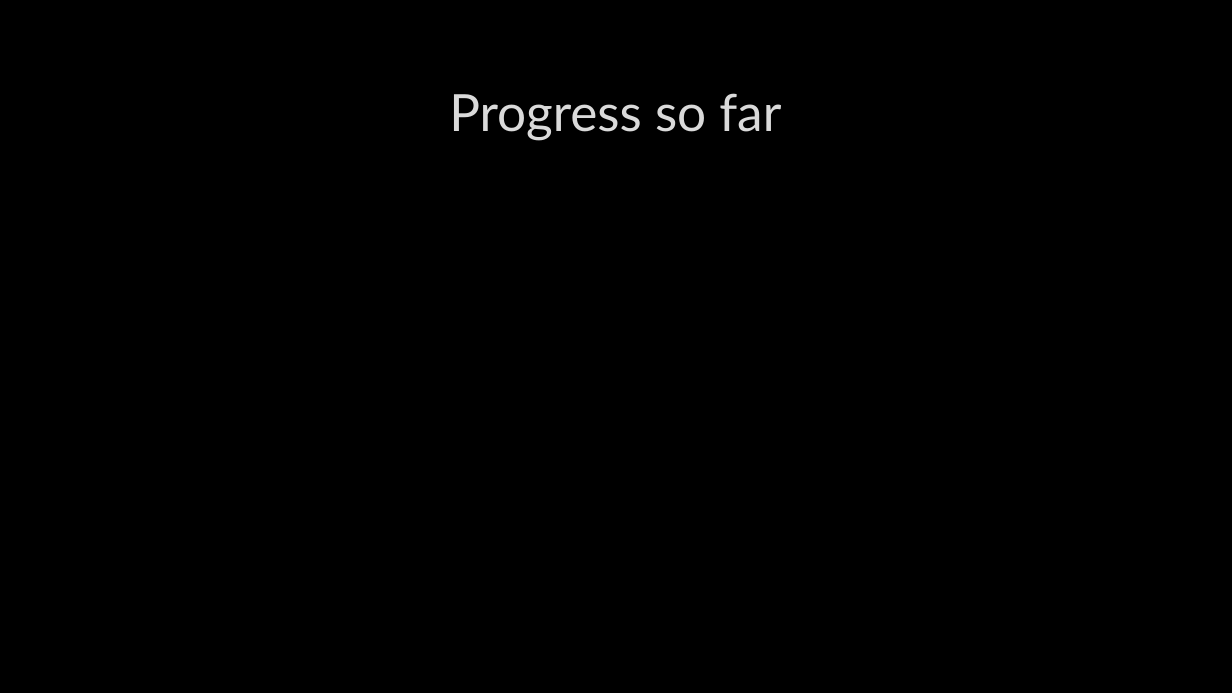
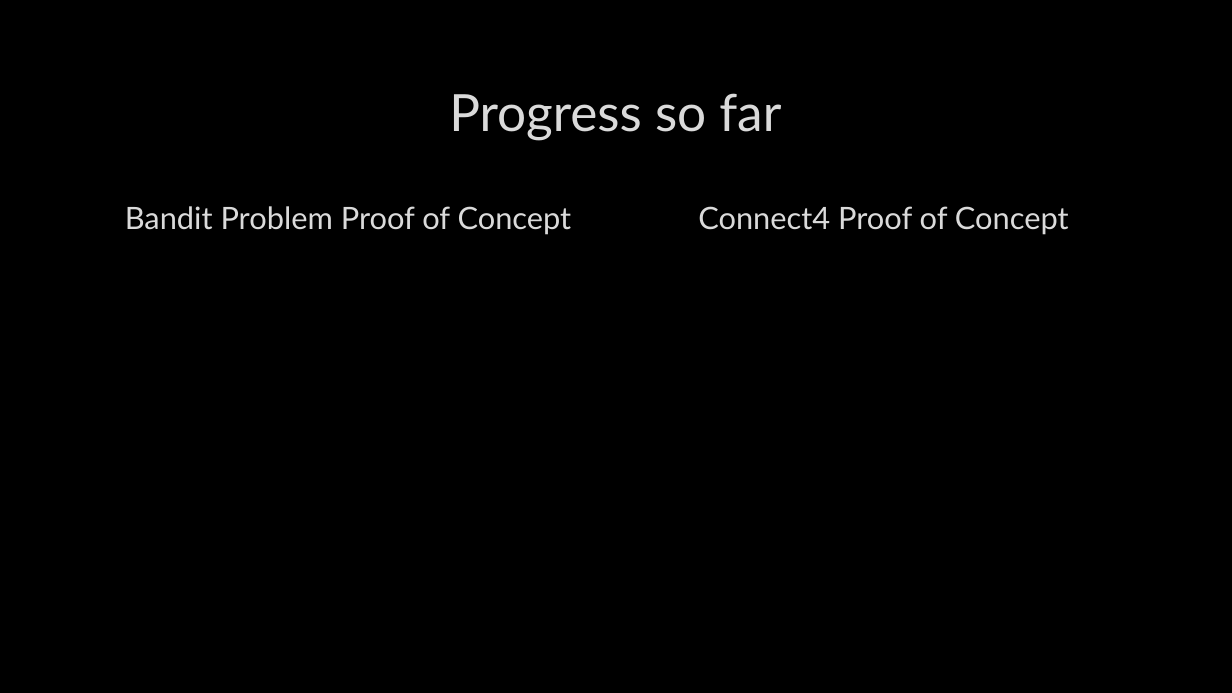
Before and after one commit to DanciuA004/Year3Project, a slide deck: slide 5 of documents/Interim Presentation.pptx. Drawn at 1232x693 pixels with LibreOffice and Linux fonts; fonts in the diff are those of the drawing; background and template pictures are left out. Boxes give left, top, right and bottom in pixels: in the first picture for what was removed or moved away, otherwise in the second. Text is boxed around its words. In the diff, an @@ line names an element or a change of style, - is before the commit and + after.

Commit message:
Created interim report to combine proof of concept work so far

```diff
--- a/documents/Interim Presentation.pptx
+++ b/documents/Interim Presentation.pptx
@@ text added at (x1=125, y1=206, x2=572, y2=235), 24 pt, text #DADADA @@
+Bandit Problem Proof of Concept
@@ text added at (x1=698, y1=206, x2=1069, y2=235), 24 pt, text #DADADA @@
+Connect4 Proof of Concept
```
Also in this commit, not shown: 1 other file.
